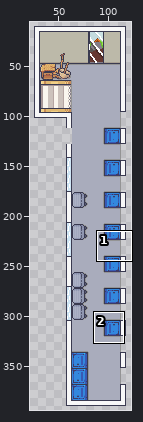
Edited in one commit: sprite sheet (images/maps/OZELower.png). Above: a wide view before the commit, with the close-up outlined.
Close-up. First the earlier version:
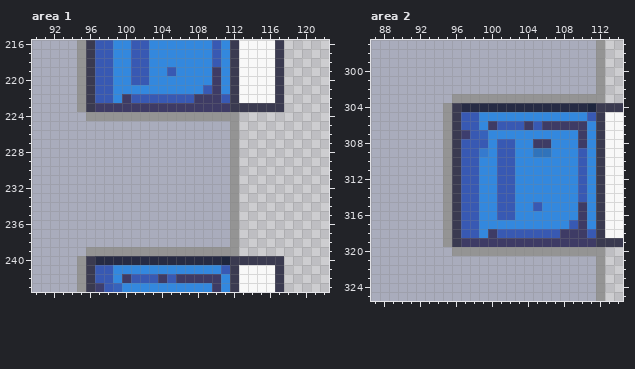
The file is 128x400 pixels. Colours within 5 levels of each other are drawn and written as one. Shown: area 1: x 90..122, y 216..243; area 2: x 87..114, y 297..325. The wide view leaves out empty margins.
The same view after the edit:
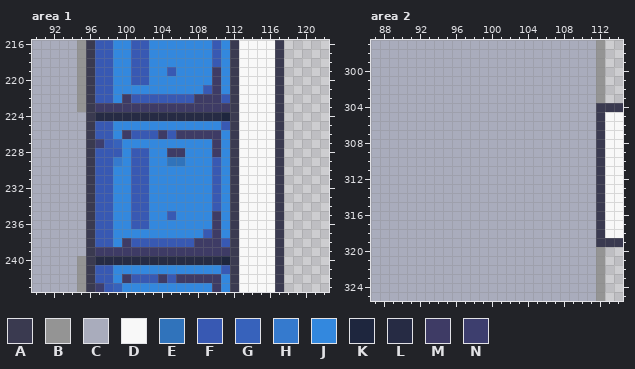
Palette (. is transparent): A #3a3a50  B #949494  C #a9acbc  D #f8f8f8  E #3073bb  F #3859b3  G #3762bb  H #357ace  J #3388de  K #1e263e  L #262b44  M #3e3b65  N #3d3e6e
Edits made:
Area 1:
y 223: x 113..116 AAAA -> DDDD
y 224: x 96..117 BBBBBBBBBBBBBBBBB..... -> ALLLLLLLLLLLLLLKADDDDA
y 225: x 96..117 CCCCCCCCCCCCCCCCB..... -> AFFJJJJJJJJJJJJFADDDDA
y 226: x 96..117 CCCCCCCCCCCCCCCCB..... -> AFFJMFFFMFMMMMMJADDDDA
y 227: x 96..117 CCCCCCCCCCCCCCCCB..... -> ANFGJJJJJJJJJJMJADDDDA
y 228: x 96..117 CCCCCCCCCCCCCCCCB..... -> AFFFJFFJJMMJJJMJADDDDA
y 229: x 96..117 CCCCCCCCCCCCCCCCB..... -> AFFHJFFJJEEJJJFJADDDDA
y 230..234: x 96..117 CCCCCCCCCCCCCCCCB..... -> AFFJJFFJJJJJJJFJADDDDA
y 235: x 96..117 CCCCCCCCCCCCCCCCB..... -> AFFJJFFJJFJJJJMJADDDDA
y 236: x 96..117 CCCCCCCCCCCCCCCCB..... -> AFFJJFFJJJJJJJMJADDDDA
y 237: x 96..117 CCCCCCCCCCCCCCCCB..... -> AFFJJJJJJJJJJFMJADDDDA
y 238: x 96..117 CCCCCCCCCCCCCCCCB..... -> AFFJMFFFFFFFMMMFADDDDA
y 239: x 96..117 BBBBBBBBBBBBBBBBB..... -> AMMMMMMMMMMMMMMMADDDDA
y 240: x 113..116 AAAA -> DDDD
Area 2:
y 303: x 96..111 BBBBBBBBBBBBBBBB -> CCCCCCCCCCCCCCCC
y 304: x 95..111 BALLLLLLLLLLLLLLK -> CCCCCCCCCCCCCCCCC
y 305: x 95..111 BAFFJJJJJJJJJJJJF -> CCCCCCCCCCCCCCCCC
y 306: x 95..111 BAFFJMFFFMFMMMMMJ -> CCCCCCCCCCCCCCCCC
y 307: x 95..111 BANFGJJJJJJJJJJMJ -> CCCCCCCCCCCCCCCCC
y 308: x 95..111 BAFFFJFFJJMMJJJMJ -> CCCCCCCCCCCCCCCCC
y 309: x 95..111 BAFFHJFFJJEEJJJFJ -> CCCCCCCCCCCCCCCCC
y 310..314: x 95..111 BAFFJJFFJJJJJJJFJ -> CCCCCCCCCCCCCCCCC
y 315: x 95..111 BAFFJJFFJJFJJJJMJ -> CCCCCCCCCCCCCCCCC
y 316: x 95..111 BAFFJJFFJJJJJJJMJ -> CCCCCCCCCCCCCCCCC
y 317: x 95..111 BAFFJJJJJJJJJJFMJ -> CCCCCCCCCCCCCCCCC
y 318: x 95..111 BAFFJMFFFFFFFMMMF -> CCCCCCCCCCCCCCCCC
y 319: x 95..111 BAMMMMMMMMMMMMMMM -> CCCCCCCCCCCCCCCCC
y 320: x 96..111 BBBBBBBBBBBBBBBB -> CCCCCCCCCCCCCCCC
Boxes around the changes in both close-ups, in picture pixels (x1, y1, x2, y2):
changed: (86, 103, 284, 265)
changed: (443, 94, 596, 256)
